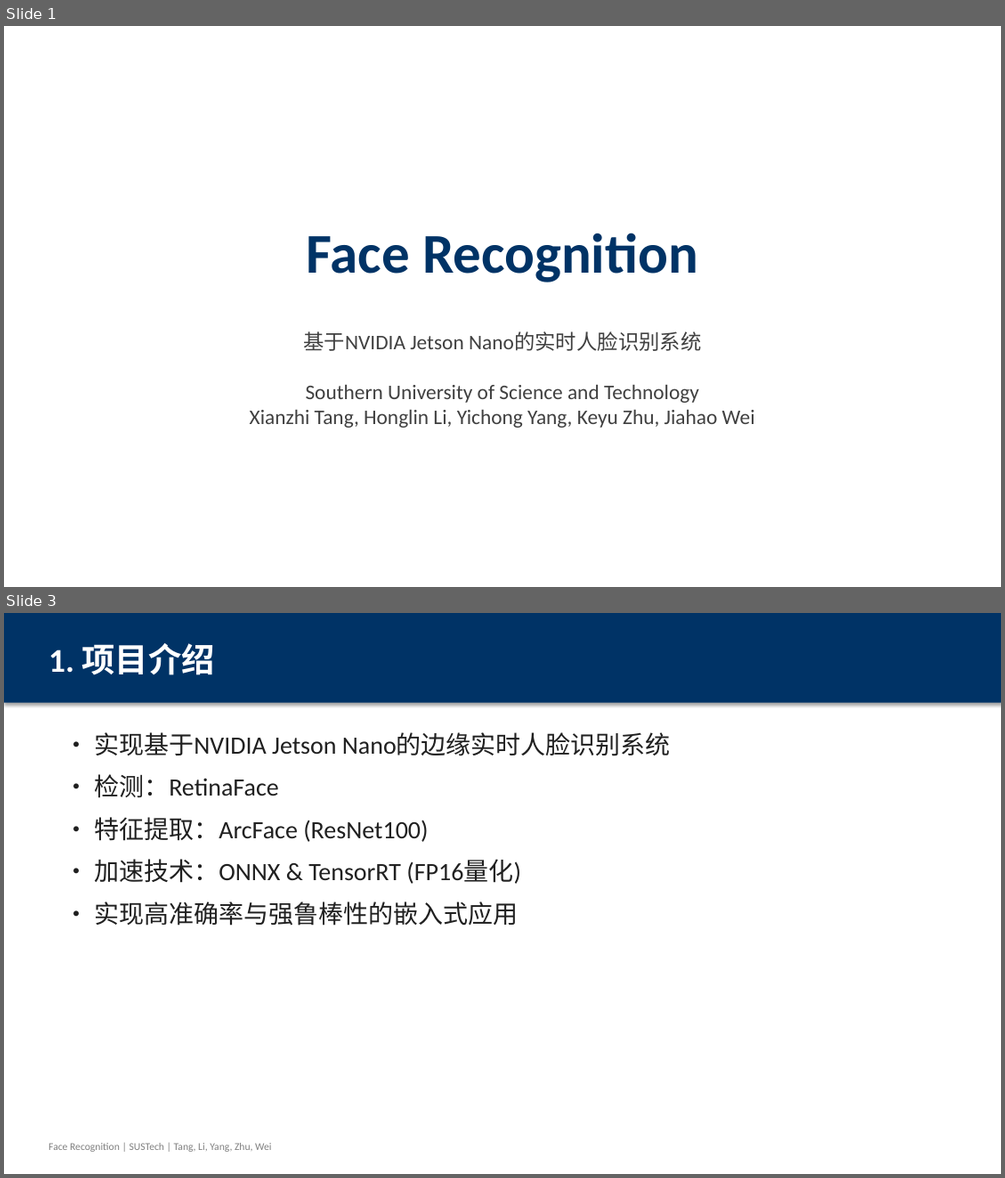
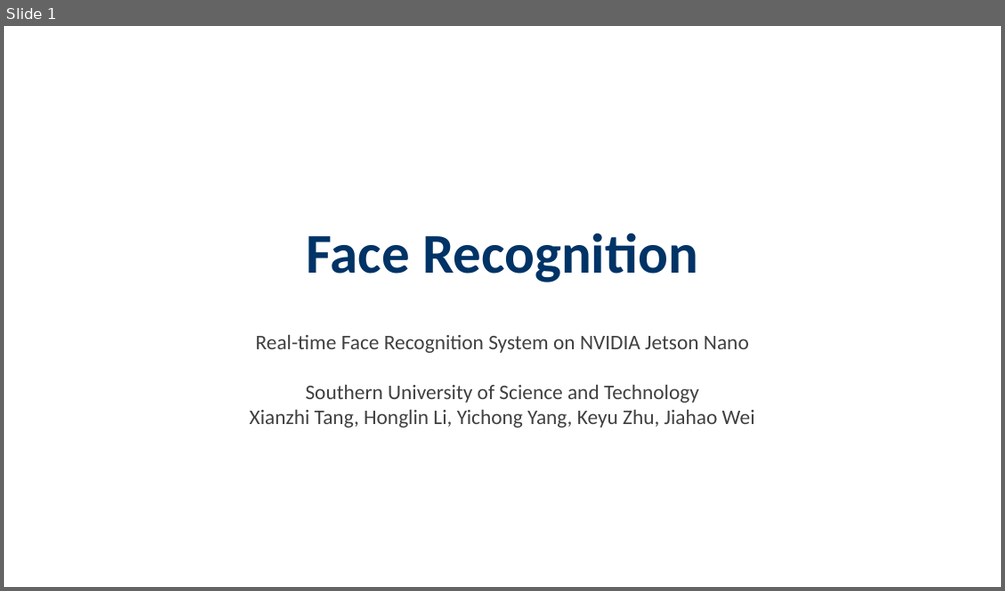
Before and after one commit to wuzhi456/Deep-learning-assignment3, a slide deck: Face_Recognition_Presentation.pptx. Shown one above the other, each under a label of ours: slides 1 and 3 before the commit, slide 1 after it; the slides between them are not shown. The pictures are 1005x1178 and 1005x591 pixels, drawn with LibreOffice and Linux fonts; fonts in the diff are those of the drawing. Boxes give left, top, right and bottom in pixels: in the first picture for what was removed or moved away, otherwise in the second. Text is boxed around its words. In the diff, an @@ line names an element or a change of style, - is before the commit and + after.

```diff
--- a/Face_Recognition_Presentation.pptx
+++ b/Face_Recognition_Presentation.pptx
@@ slide 3 removed at bbox=[4, 613, 1001, 1174], background #FFFFFF @@
@@ rectangle removed at bbox=[4, 613, 1001, 703] @@
@@ text removed at bbox=[48, 643, 215, 675] @@
-1. 项目介绍
@@ text removed at bbox=[94, 732, 671, 925] @@
-• 实现基于NVIDIA Jetson Nano的边缘实时人脸识别系统
-• 检测：RetinaFace
-• 特征提取：ArcFace (ResNet100)
-• 加速技术：ONNX & TensorRT (FP16量化)
-• 实现高准确率与强鲁棒性的嵌入式应用
@@ text removed at bbox=[48, 1143, 271, 1151] @@
-Face Recognition | SUSTech | Tang, Li, Yang, Zhu, Wei
@@ slide 1 changed as well @@
@@ text at bbox=[256, 335, 749, 353]: text changed @@
-基于NVIDIA Jetson Nano的实时人脸识别系统
+Real-time Face Recognition System on NVIDIA Jetson Nano
```
Also in this commit, not shown: 4 other slides changed, 16 slides added, 9 other slides removed.
